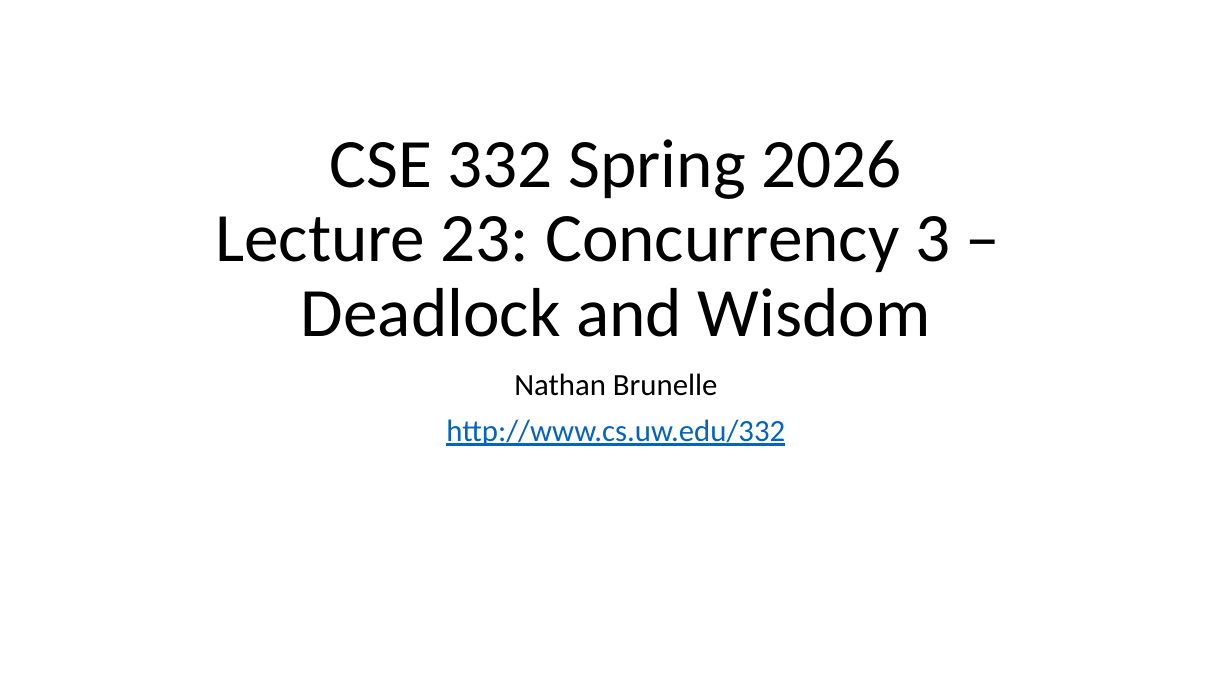
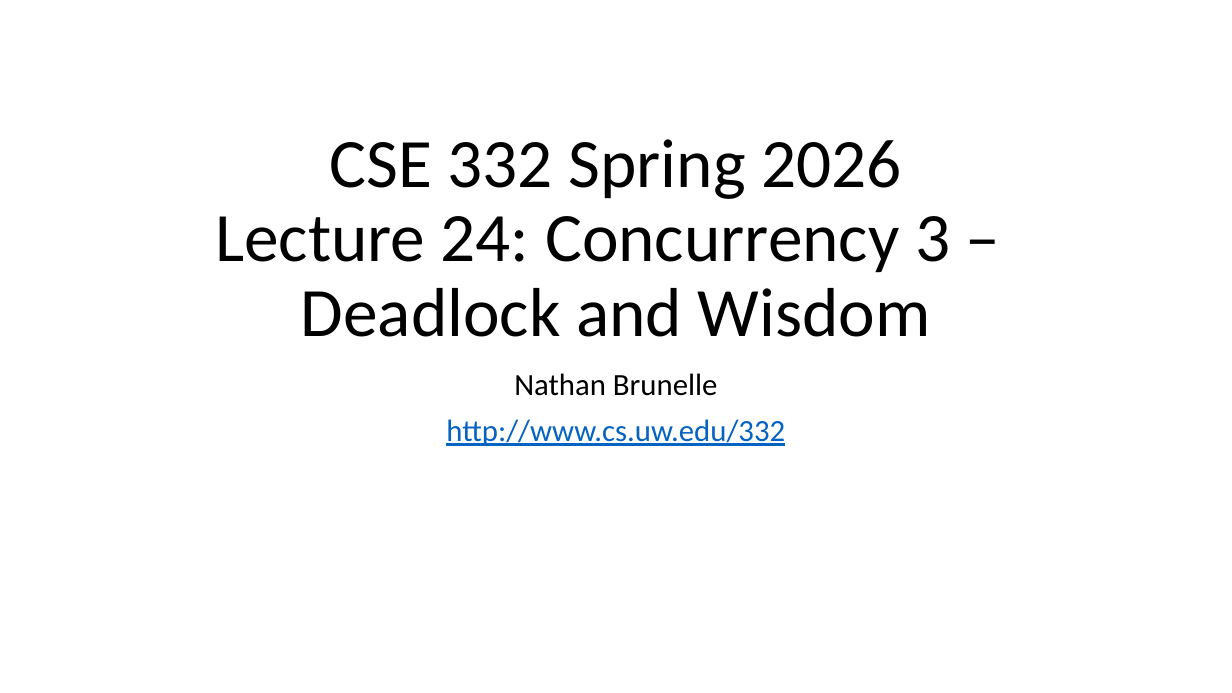
Before and after one commit to natebrunelle/cse332, a slide deck: slide 1 of markdown/files/slides/lecture24_concurrency3.pptx. Drawn at 1232x693 pixels with LibreOffice and Linux fonts; fonts in the diff are those of the drawing. Boxes give left, top, right and bottom in pixels: in the first picture for what was removed or moved away, otherwise in the second. Text is boxed around its words. In the diff, an @@ line names an element or a change of style, - is before the commit and + after.

```diff
--- a/markdown/files/slides/lecture24_concurrency3.pptx
+++ b/markdown/files/slides/lecture24_concurrency3.pptx
@@ title at [215,139,950,337]: text changed @@
-CSE 332 Spring 2026
-Lecture 23: Concurrency 3 –
-Deadlock and Wisdom
+CSE 332 Spring 2026
+Lecture 24: Concurrency 3 –
+Deadlock and Wisdom
```
Also in this commit, not shown: 10 other files.
